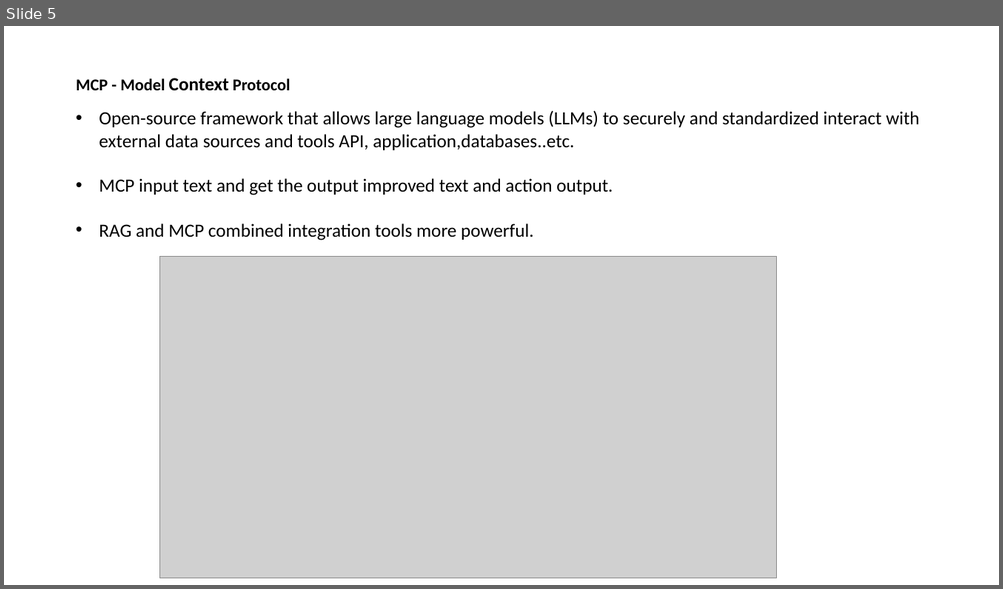
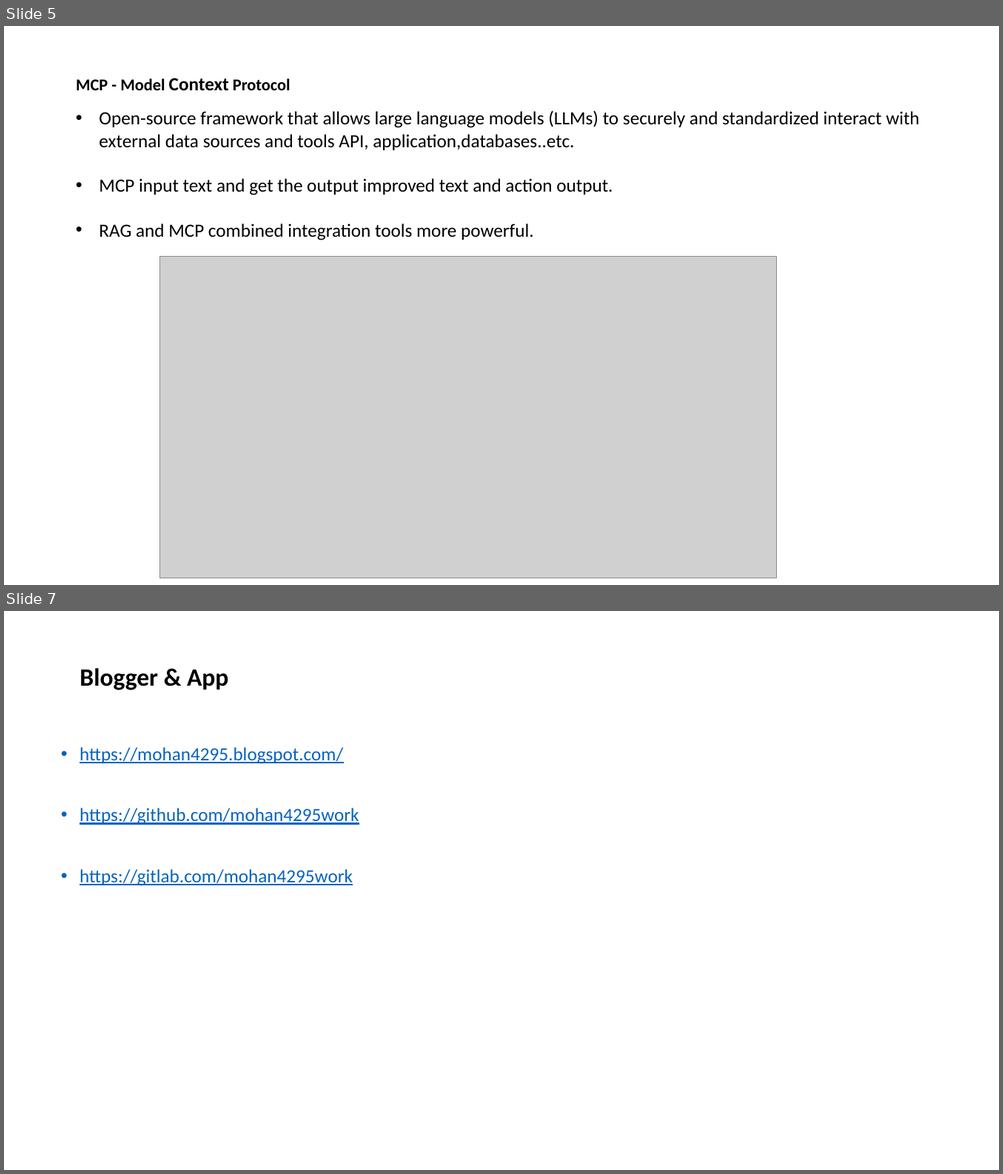
Before and after one commit to mohan4295work/Doc, a slide deck: Artificial Intelligence.pptx. Shown one above the other, each under a label of ours: slide 5 before the commit, slides 5 and 7 after it; the slides between them are not shown. The pictures are 1003x589 and 1003x1174 pixels, drawn with LibreOffice and Linux fonts; fonts in the diff are those of the drawing; grey boxes stand for pictures. Boxes give left, top, right and bottom in pixels: in the first picture for what was removed or moved away, otherwise in the second. Text is boxed around its words. In the diff, an @@ line names an element or a change of style, - is before the commit and + after.

```diff
--- a/Artificial Intelligence.pptx
+++ b/Artificial Intelligence.pptx
@@ slide 7 added at (4, 611, 999, 1170), background #FFFFFF @@
@@ title added at (79, 668, 228, 690), 24 pt, text #000000, bold @@
+Blogger & App
@@ text added at (79, 747, 358, 886), 18 pt, text #0563C1, underline @@
+• https://mohan4295.blogspot.com/
+• https://github.com/mohan4295work
+• https://gitlab.com/mohan4295work
```
Also in this commit, not shown: 1 other slide added.
